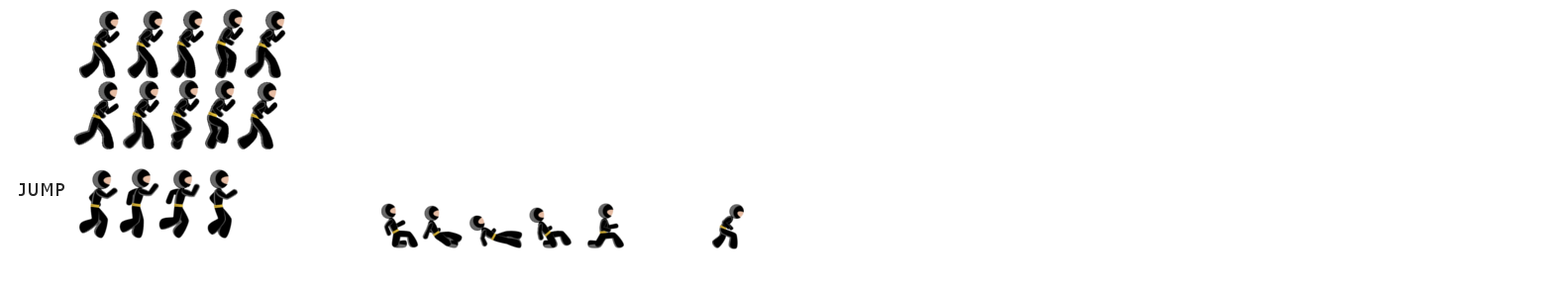
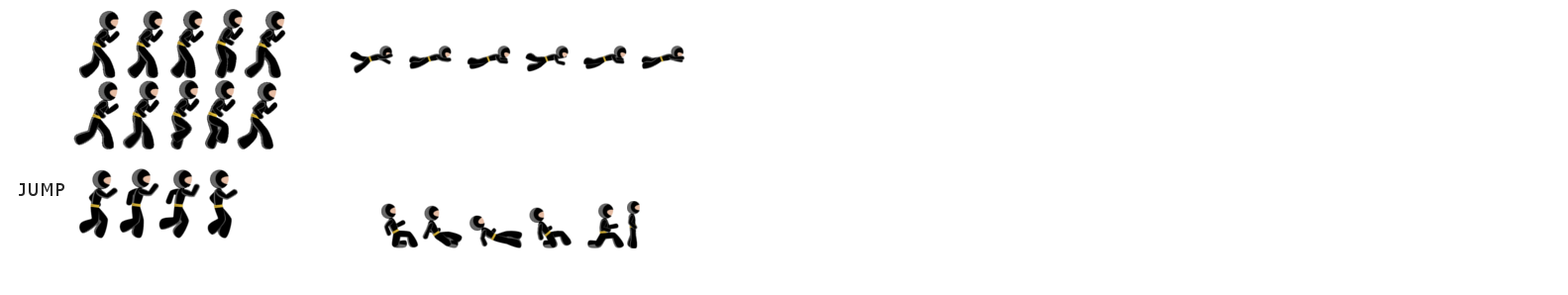
Revision of a layered 1568×295 image; what changed, layer by layer:
added group "small swim copy" with 6 layers above "Layer Group" over bbox(349, 44, 686, 75)
added layer "1" in group "small swim copy" over bbox(349, 44, 394, 75)
added layer "2" in group "small swim copy" over bbox(408, 44, 452, 70)
added layer "3" in group "small swim copy" over bbox(466, 44, 512, 70)
added layer "4" in group "small swim copy" over bbox(524, 44, 570, 73)
added layer "5" in group "small swim copy" over bbox(582, 44, 628, 70)
added layer "6" in group "small swim copy" over bbox(640, 44, 686, 70)
added layer "arm" above "legg" over bbox(627, 201, 640, 249)
hid "crouch", painted on it over bbox(712, 204, 744, 250)
